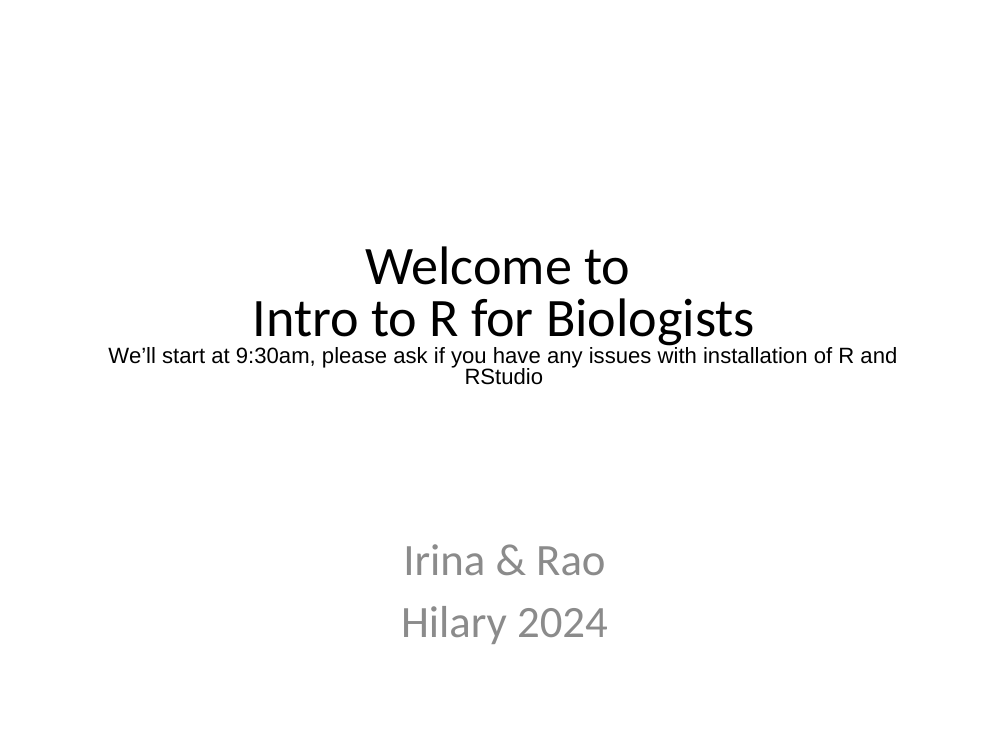
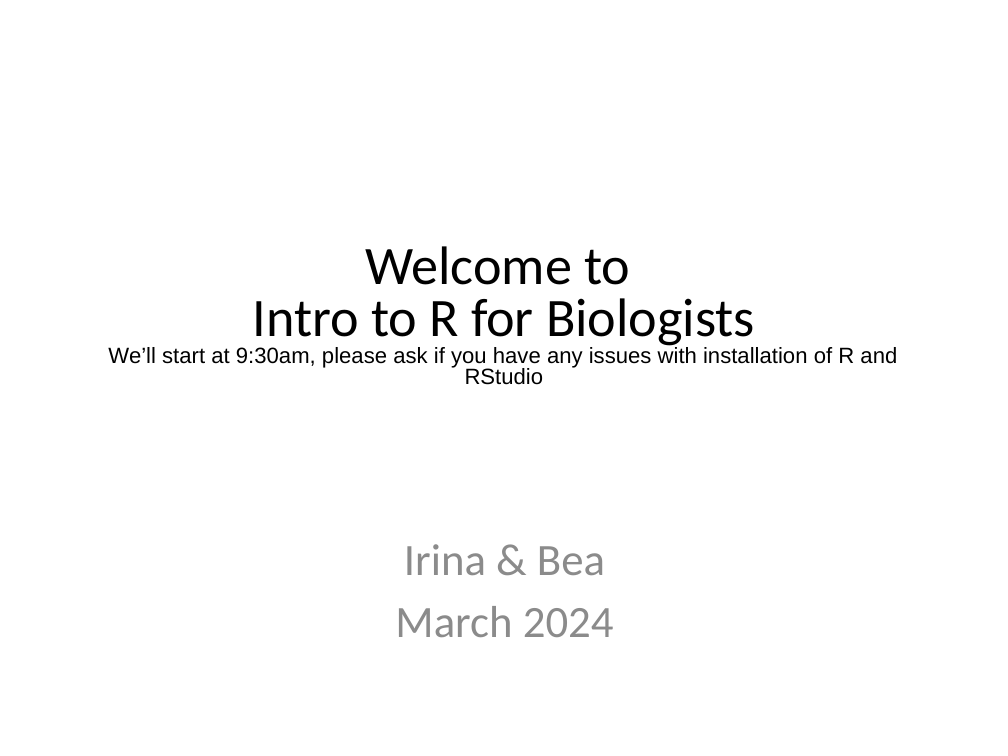
Before and after one commit to Chelysheva/MSD_R_course_lateMarch2024, a slide deck: slide 1 of powerpoint/Session1.pptx. Drawn at 1008x756 pixels with LibreOffice and Linux fonts; fonts in the diff are those of the drawing. Boxes give left, top, right and bottom in pixels: in the first picture for what was removed or moved away, otherwise in the second. Text is boxed around its words. In the diff, an @@ line names an element or a change of style, - is before the commit and + after.

```diff
--- a/powerpoint/Session1.pptx
+++ b/powerpoint/Session1.pptx
@@ text at [395,544,614,637]: text changed @@
-Irina & Rao
-Hilary 2024
+Irina & Bea
+March 2024
```
Also in this commit, not shown: 2 other slides changed, 1 other file.
